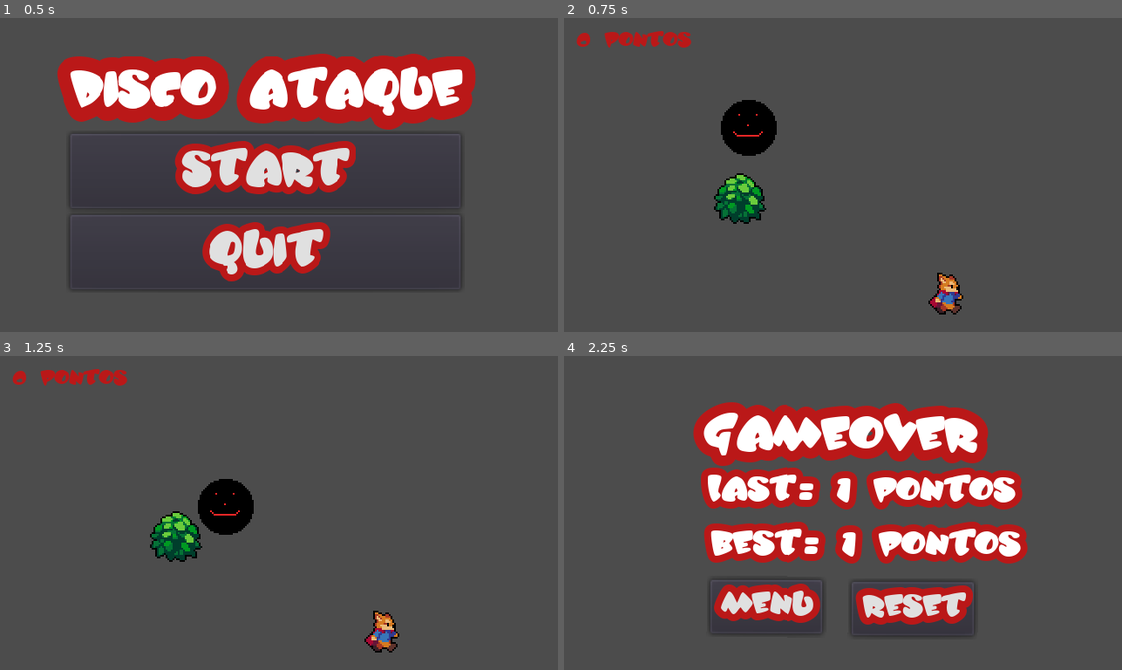
Above: before the commit, frames 1-4 (two rows, left to right).
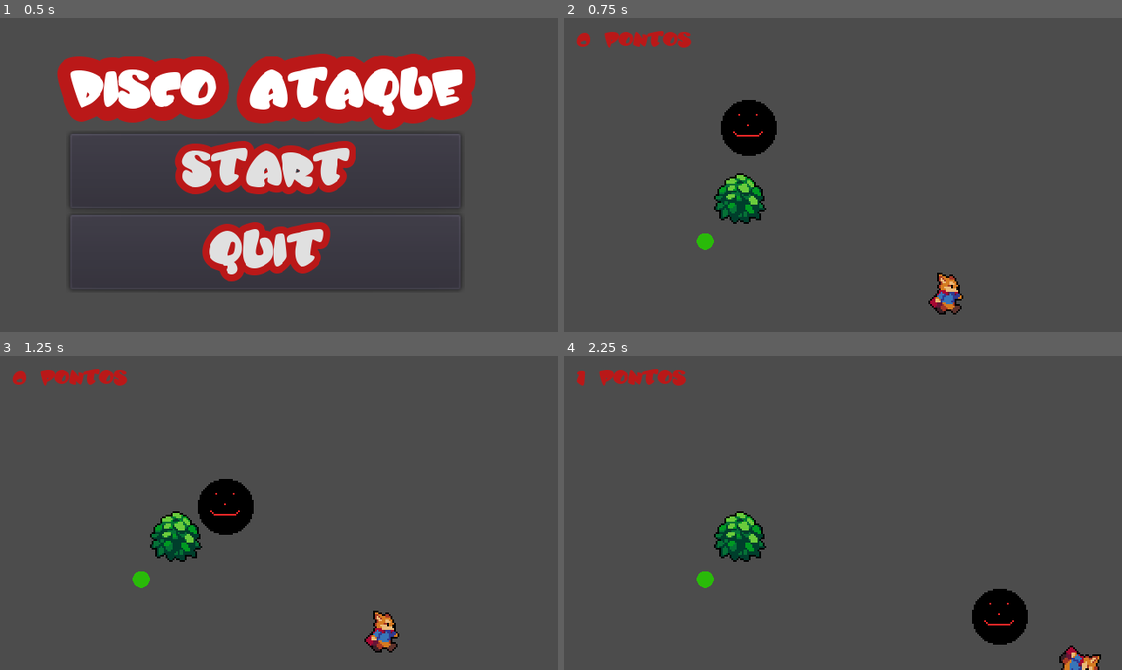
Above: after the commit, the same moments.

Repository: JudeuBugado/disco-ataque
Game: Godot game, scene res://Menu.tscn
Same seed, same stepped clock (60 frames per second), same inputs: the game is played once before the commit and once after it.
Inputs:
- Up to frame 1 (0.5 s): no input
- Up to frame 2 (0.75 s): click "START" at 0.5 s
- Up to frame 3 (1.25 s): no input
- Up to frame 4 (2.25 s): hold Right (ui_right) 1.28-2.03 s; hold Down (ui_down) from 2.03 s (still down)

Frame 1 is identical in both runs. In frame 2, 0.1% of the frame differs, in the area x 23-27%, y 68-74%; in frame 3, 0.1%; in frame 4, 28%, in the area x 2-97%, y 4-100%.

Commit message:
commit Ponto

Diff:
--- a/KinematicBody2D.gd
+++ b/KinematicBody2D.gd
@@ -1,30 +1,44 @@
 extends KinematicBody2D
 
-var velocidade = Vector2.ZERO
 var direcao = Vector2.ZERO
 var pontuacao = 0
-export var aceleracao =2
 const DISCO = preload("res://Disco.tscn")
 
 func _ready():
 	Global.pontuacao = 0
 
 func get_input():
-	direcao.y = int(Input.is_action_pressed("ui_down"))-int(Input.is_action_pressed("ui_up"))
-	direcao.x = int(Input.is_action_pressed("ui_right"))-int(Input.is_action_pressed("ui_left"))
+	direcao = Vector2()
 
-	if direcao != Vector2.ZERO:
-		velocidade=direcao*aceleracao+velocidade
-	else:
-		velocidade.x=0
-		velocidade.y=0
-	#print(velocidade)
+	if Input.is_action_pressed("ui_up"):
+		direcao += Vector2(0,-1)
+
+	if Input.is_action_pressed("ui_down"):
+		direcao += Vector2(0,1)
+
+	if Input.is_action_pressed("ui_right"):
+		direcao += Vector2(1,0)
+
+	if Input.is_action_pressed("ui_left"):
+		direcao += Vector2(-1,0)
+
+
 func _physics_process(delta):
+
 	get_input()
-	velocidade = move_and_slide(velocidade)
+	if direcao.length() > 0:
+		rotation = direcao.angle()
+
+	#var look_direcao = global_position + direcao
+	#var angle_to = get_angle_to(look_direcao)
+	#var rot_direcao = sign(stepify(angle_to,0.1))
+
+	#rotation += rot_direcao * delta * (PI*2)
+	translate(direcao * 100 * delta)
+
 
 func player_morrer():
-	$".".queue_free()
+	self.queue_free()
 	if Global.pontuacao > Global.RecordPontuacao:
 		Global.RecordPontuacao = Global.pontuacao
 
--- a/Node2D.gd
+++ b/Node2D.gd
@@ -1,9 +1,16 @@
 extends Node2D
 
 const DISCO = preload("res://Disco.tscn")
+const PONTO = preload("res://Pontos.tscn")
 
+func _ready():
+	SPonto()
 
 func _on_TimerSpawn_timeout():
 	var disco = DISCO.instance()
-	get_parent().add_child(disco)
+	self.add_child(disco)
 	print("aaaaaa")
+
+func SPonto():
+	var ponto = PONTO.instance()
+	self.add_child(ponto)
--- /dev/null
+++ b/Pontos.gd
@@ -0,0 +1,22 @@
+extends Node2D
+
+var random = RandomNumberGenerator.new()
+
+func _ready():
+	random.randomize()
+	position.x = random.randi_range(20,300)
+	position.y = random.randi_range(15,150)
+
+func spawnPonto():
+	pass
+
+
+func _on_Area2D_body_entered(body):
+	Global.pontuacao += 10
+	self.queue_free()
+	spawnPonto()
+
+
+func _on_TimerFree_timeout():
+	self.queue_free()
+	spawnPonto()
--- /dev/null
+++ b/Pontos.tscn
@@ -0,0 +1,30 @@
+[gd_scene load_steps=4 format=2]
+
+[ext_resource path="res://ponto.png" type="Texture" id=1]
+[ext_resource path="res://Pontos.gd" type="Script" id=2]
+
+[sub_resource type="CircleShape2D" id=1]
+radius = 16.1245
+
+[node name="Pontos" type="Node2D"]
+position = Vector2( 169, 88 )
+scale = Vector2( 0.3, 0.297413 )
+script = ExtResource( 2 )
+__meta__ = {
+"_edit_group_": true
+}
+
+[node name="Sprite" type="Sprite" parent="."]
+texture = ExtResource( 1 )
+
+[node name="Area2D" type="Area2D" parent="."]
+
+[node name="CollisionShape2D" type="CollisionShape2D" parent="Area2D"]
+shape = SubResource( 1 )
+
+[node name="TimerFree" type="Timer" parent="."]
+wait_time = 5.0
+autostart = true
+
+[connection signal="body_entered" from="Area2D" to="." method="_on_Area2D_body_entered"]
+[connection signal="timeout" from="TimerFree" to="." method="_on_TimerFree_timeout"]
Binary file added: ponto.png
Not shown, added: ponto.png.import
